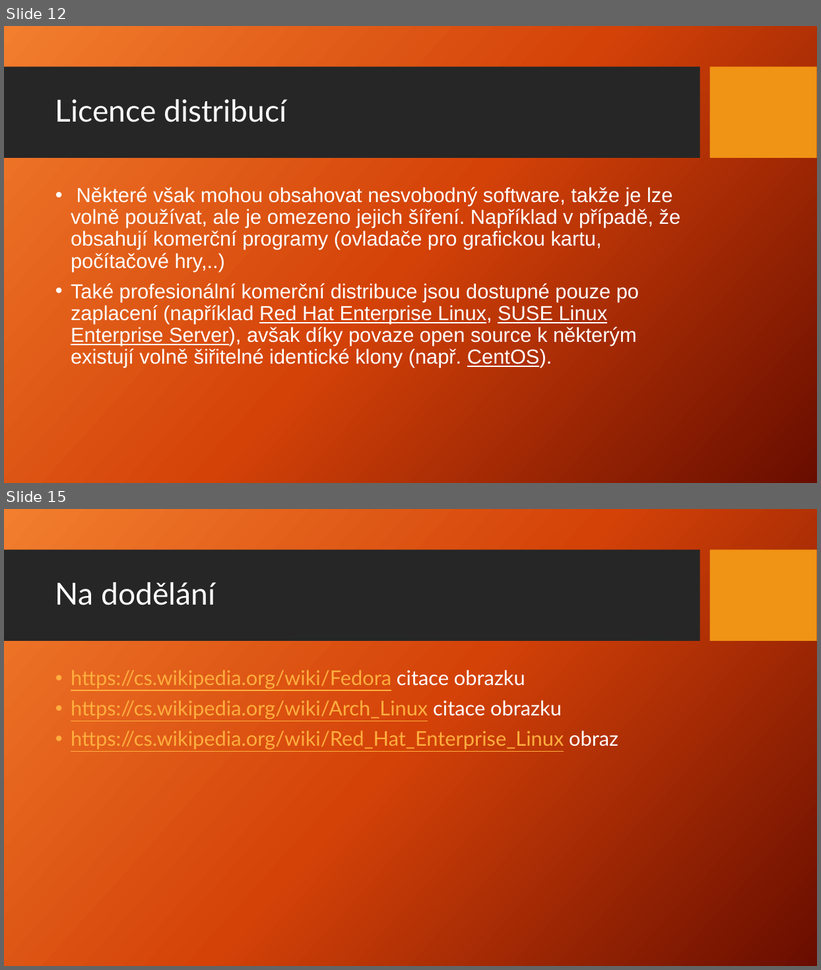
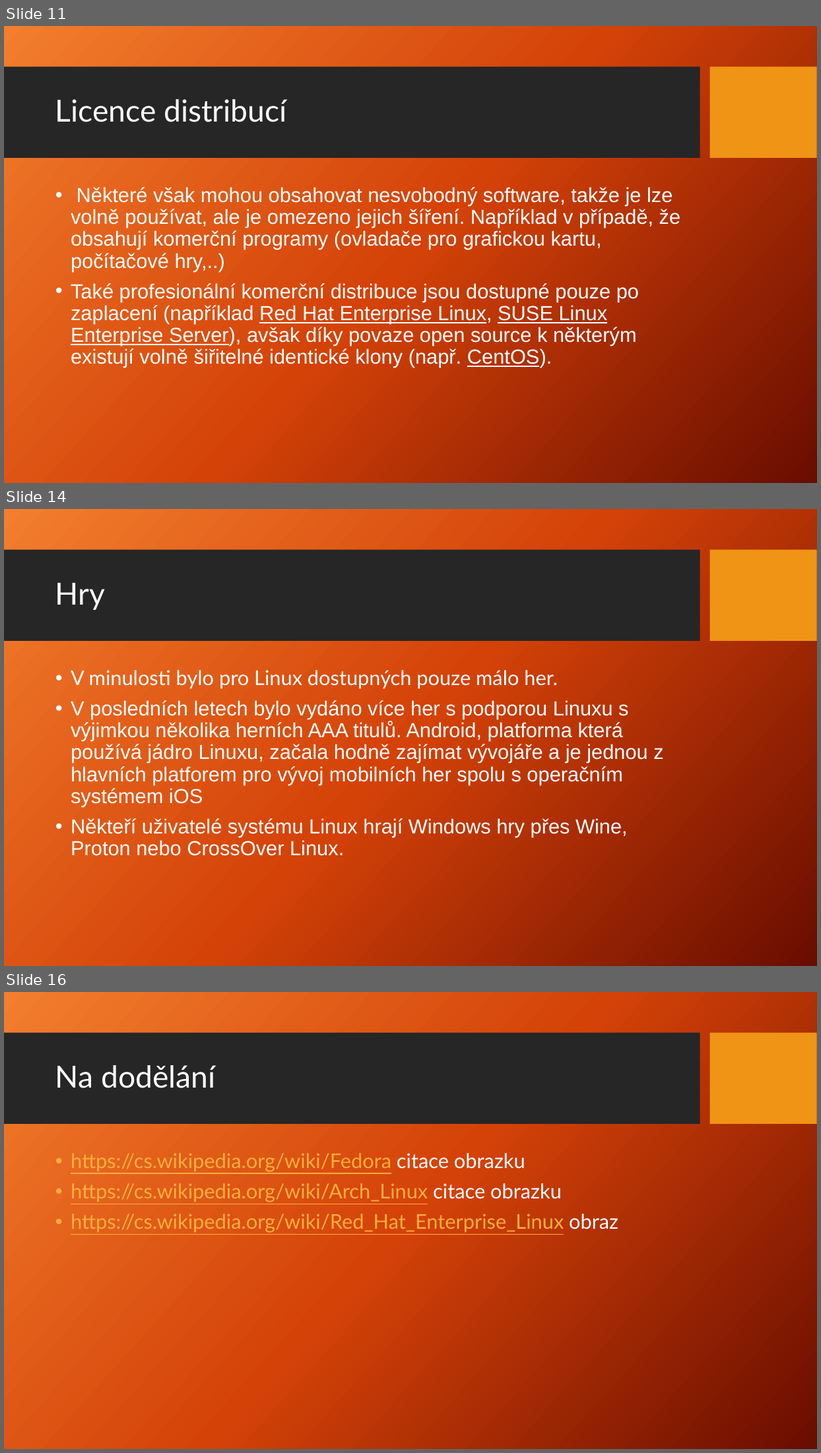
Before and after one commit to Jakub-Benes/Prezentace, a slide deck: Linux.pptx. Shown one above the other, each under a label of ours: slides 12 and 15 before the commit, slides 11, 14 and 16 after it; the slides between them are not shown. The pictures are 821x970 and 821x1453 pixels, drawn with LibreOffice and Linux fonts; fonts in the diff are those of the drawing; background and template pictures are left out. Boxes give left, top, right and bottom in pixels: in the first picture for what was removed or moved away, otherwise in the second. Text is boxed around its words. In the diff, an @@ line names an element or a change of style, - is before the commit and + after.

```diff
--- a/Linux.pptx
+++ b/Linux.pptx
@@ slide 14 added at (x1=4, y1=509, x2=817, y2=966), background picture (left out); not listed: 2 template elements that a slide beside it also shows @@
@@ title added at (x1=55, y1=583, x2=106, y2=610), 36 pt, text #FFFFFF @@
+Hry
@@ text added at (x1=71, y1=670, x2=663, y2=856), 24 pt, text #FFFFFF @@
+• V minulosti bylo pro Linux dostupných pouze málo her.
+• V posledních letech bylo vydáno více her s podporou Linuxu s výjimkou několika herních AAA titulů. Android, platforma která používá jádro Linuxu, začala hodně zajímat vývojáře a je jednou z hlavních platforem pro vývoj mobilních her spolu s operačním systémem iOS
+• Někteří uživatelé systému Linux hrají Windows hry přes Wine, Proton nebo CrossOver Linux.
@@ what was slide 12 is now slide 11 @@
@@ what was slide 15 is now slide 16 @@
```
Also in this commit, not shown: 5 slides changed, 1 other slide added, 1 slide removed.
